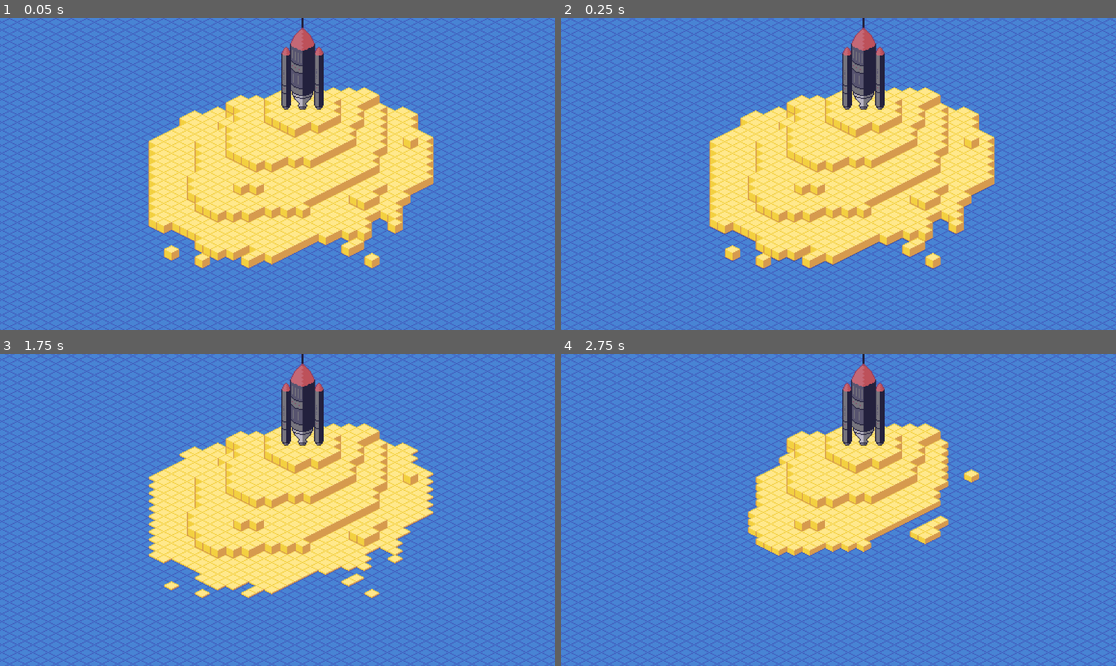
Above: before the commit, frames 1-4 (two rows, left to right).
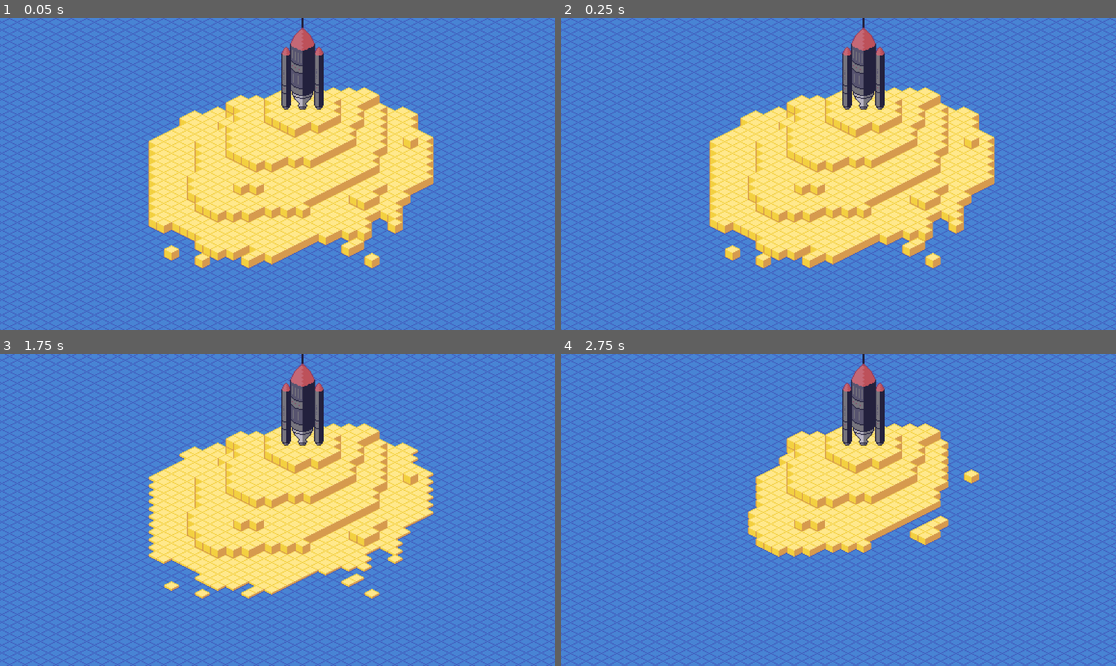
Above: after the commit, the same moments.

Repository: paul-maxime/rocket-of-sand
Game: Godot game, scene res://scenes/Island.tscn
Two runs of this game, one before a commit and one after it. Both use one fixed random seed, a clock stepped at 60 frames per second and the inputs below.
Inputs (mouse positions are in pixels of both pictures, inside the frame that each line leads up to):
- Up to frame 1 (0.05 s): no input
- Up to frame 2 (0.25 s): no input
- Up to frame 3 (1.75 s): move the mouse to (399, 494) at 0.52 s; click (399, 494) at 0.67 s; move the mouse to (166, 525) at 1.27 s; click (166, 525) at 1.42 s
- Up to frame 4 (2.75 s): move the mouse to (894, 441) at 2.02 s; click (894, 441) at 2.17 s

Frame 1 is identical in both runs. In frame 2, 11% of the frame differs, in the area x 0-100%, y 0-100%; in frame 3, 12%; in frame 4, 26%.

Commit message:
Force wave style 2

Diff:
--- a/shaders/water.tres
+++ b/shaders/water.tres
@@ -107,7 +107,6 @@
 
 uniform int Offset = 0;
 uniform bool Pixelate = false;
-uniform int Style : hint_range(0, 2) = 0;
 uniform float Frequency = 50;
 uniform int Speed = 2;
 uniform int Ampliture = 2;
@@ -134,10 +133,6 @@
 
 // BooleanParameter:32
 	bool n_out32p0 = Pixelate;
-
-
-// IntParameter:44
-	int n_out44p0 = Style;
 
 
 // Input:35
@@ -203,24 +198,6 @@
 
 // FloatOp:43
 	float n_out43p0 = n_out42p0 * n_out6p0;
-
-
-	vec3 n_out45p0;
-// If:45
-	float n_in45p1 = 1.00000;
-	float n_in45p2 = 0.00001;
-	if(abs(float(n_out44p0) - n_in45p1) < n_in45p2)
-	{
-		n_out45p0 = vec3(n_out42p0);
-	}
-	else if(float(n_out44p0) < n_in45p1)
-	{
-		n_out45p0 = vec3(n_out6p0);
-	}
-	else
-	{
-		n_out45p0 = vec3(n_out43p0);
-	}
 
 
 	float n_out9p0;
@@ -232,7 +209,7 @@
 	{
 		float __input_range = n_in9p2 - n_in9p1;
 		float __output_range = n_in9p4 - n_in9p3;
-		n_out9p0 = n_in9p3 + __output_range * ((n_out45p0.x - n_in9p1) / __input_range);
+		n_out9p0 = n_in9p3 + __output_range * ((n_out43p0 - n_in9p1) / __input_range);
 	}
 
 
@@ -268,7 +245,7 @@
 
 }
 "
-graph_offset = Vector2(-1132.38, 37.3541)
+graph_offset = Vector2(-1381.39, 181.449)
 mode = 1
 flags/light_only = false
 nodes/vertex/0/position = Vector2(0, 200)
@@ -334,4 +311,4 @@
 nodes/vertex/50/position = Vector2(-1720, 920)
 nodes/vertex/51/node = SubResource("VisualShaderNodeFloatOp_24k5k")
 nodes/vertex/51/position = Vector2(-1560, 980)
-nodes/vertex/connections = PackedInt32Array(3, 0, 4, 0, 2, 0 …(418 unchanged characters)… 3, 0, 45, 4, 42, 0, 45, 3, 6, 0, 45, 5, 45, 0, 9, 0, 50, 0, 51, 0)
+nodes/vertex/connections = PackedInt32Array(3, 0, 4, 0, 2, 0 …(418 unchanged characters)… 3, 0, 45, 4, 42, 0, 45, 3, 6, 0, 45, 5, 50, 0, 51, 0, 43, 0, 9, 0)
